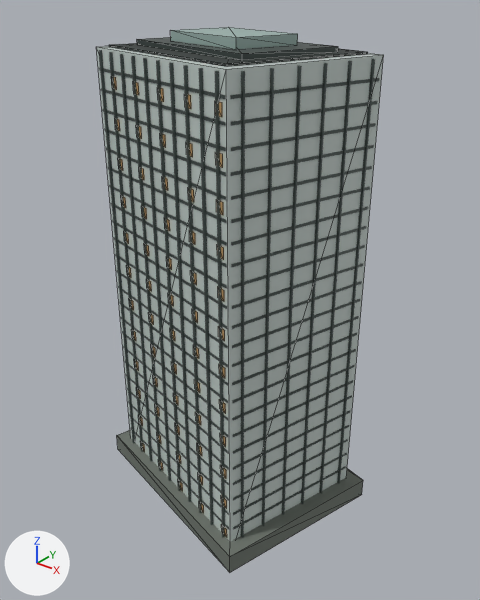
Before and after pictures for a commit that changed the glTF model landmarks/assets/hisense-south.glb.
Camera for both pictures: a 50 mm camera at (137.3, -170.3, 178.9) aimed at (6.5, -6.8, 77.6). Lighting does not change. The marker at lower left points along +X, +Y and +Z. The older version comes first. Mesh edges are drawn as thin lines on the coarser meshes.

Names of what the first picture shows: 'crown_box', 'crown_box.001', 'envelope', 'fins', 'floor_bands', 'night_windows', 'podium', 'roof_deck'.
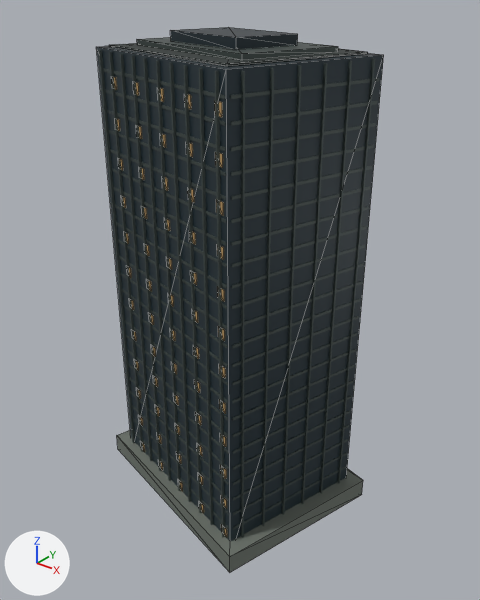
Boxes [x1, y1, x2, y2] around the edits, measured in the pictures (480 x 600 px):
'envelope', recoloured (light grey to dark blue): [96, 46, 384, 542] in both
'crown_box.001', recoloured (darker): [171, 27, 298, 49] in both

Diff of the bpy script that builds the scene:
```diff
--- a/landmarks/assets/hisense-south.glb.py
+++ b/landmarks/assets/hisense-south.glb.py
@@ mat_glass @@
 mat_glass = principled_material('glass')
-mat_glass.base_color = (0.558, 0.631, 0.604)  # light grey #c5d0cc
+mat_glass.base_color = (0.0176, 0.0343, 0.0452)  # dark blue #24343c
 mat_glass.metallic = 0.04
@@ mat_glass_alt @@
 mat_glass_alt = principled_material('glass_alt')
-mat_glass_alt.base_color = (0.342, 0.468, 0.434)  # grey #9eb6b0
+mat_glass_alt.base_color = (0.0116, 0.0252, 0.0343)  # dark blue #1c2c34
 mat_glass_alt.metallic = 0.06
```
